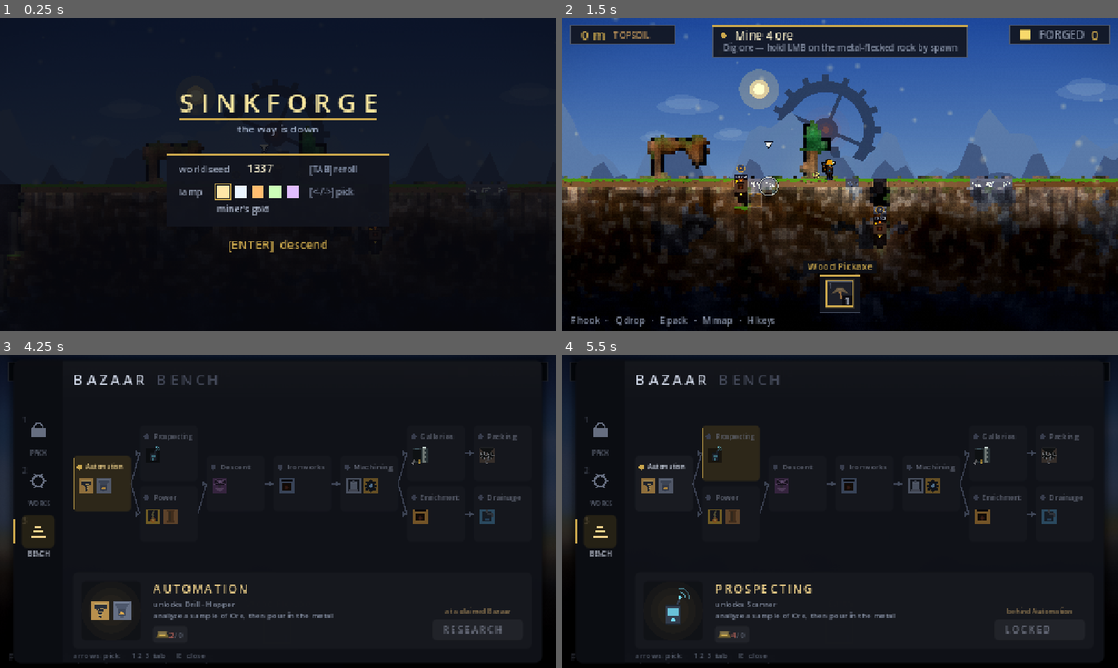
Above: before the commit, frames 1-4 (two rows, left to right).
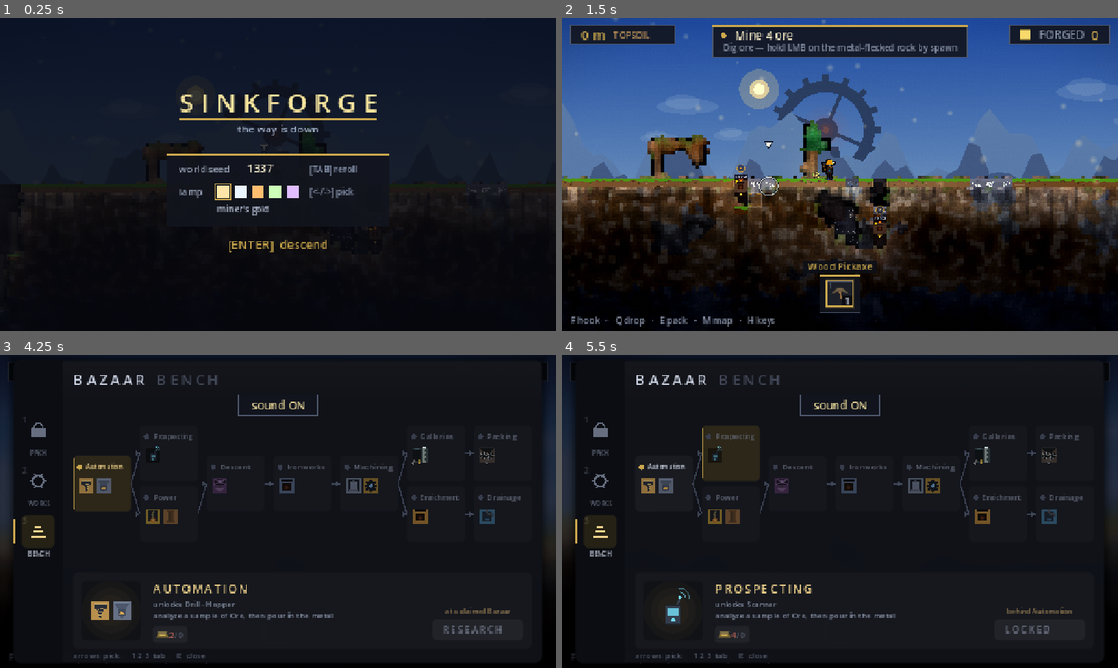
Above: after the commit, the same moments.

Repository: teohondascully/sinkforge
Game: Godot game, scene res://scenes/main.tscn
Same seed, same stepped clock (60 frames per second), same inputs: the game is played once before the commit and once after it.
Inputs (mouse positions are in pixels of both pictures, inside the frame that each line leads up to):
- Up to frame 1 (0.25 s): no input
- Up to frame 2 (1.5 s): tap Enter at 0.5 s; move the mouse to (962, 158) at 0.52 s; hold D (sf_right) 0.53-1.25 s; right-click (962, 158) at 0.6 s; click (962, 158) at 0.67 s; tap Space (sf_jump) at 0.77, 1.07 s; drag from (728, 190) to (812, 237) at 1.27 s
- Up to frame 3 (4.25 s): move the mouse to (333, 442) at 2.02 s; hold D (sf_right) 2.03-2.75 s; tap E (sf_craft) at 2.1 s; click (333, 442) at 2.17 s; tap Space (sf_jump) at 2.75, 3.77, 4.07 s; drag from (250, 574) to (111, 464) at 2.77 s; move the mouse to (444, 558) at 3.52 s; hold A (sf_left) from 3.53 s (still down); tap Mouse wheel up (sf_cycle_prev) at 3.6 s; click (444, 558) at 3.67 s; tap N (sf_mute, bound only after the commit) at 4.15 s
- Up to frame 4 (5.5 s): release A (sf_left) at 4.25 s; drag from (673, 464) to (756, 433) at 4.27 s; tap Enter at 5 s; move the mouse to (867, 511) at 5.02 s; hold S (sf_down) from 5.03 s (still down); tap Q (sf_drop) at 5.1 s; click (867, 511) at 5.17 s

The runs differ from the first frame. In frame 2, 1.1% of the frame differs, in the area x 45-54%, y 54-77%; in frame 3, 0.2%; in frame 4, 0.2%.

Commit message:
feat(spawn): the pocket you break into, and a way to turn the sound off
THE STARTER POCKET.  After the cutover there is no ore block to point the first
objective at — "hold LMB on the metal-flecked rock by spawn" describes a thing
that is about to stop existing.  So every spawn now has a small cave a step
under the surface with an ore lode showing in its back wall, and the same vein
continuing, richer, behind the rock below it.  You can see it before you can
reach it, and one swing at the roof drops you in: the first thing you ever do is
clear rock to get at what is behind it, which is the whole of docs/LODE.md in
one blow.

Getting the shape right took three tries and the two failures are the reason the
constants are commented the way they are.

It was IMPASSABLE.  It stepped down one row per column without keeping the row
above open, so the body — 34px against a 32px cell, always two rows — met solid
rock with its head at every step.  The harness called it a corridor because the
sim only ever asked whether the FLOOR cells were clear.  Columns now overlap by
the body's own height, and `check_lode` asserts the passage the way the body
meets it: contiguous, two rows minimum, overlapping, descending exactly one row
per column.

Then it was OPEN TO THE SKY, and a hole in the walking surface beside spawn took
four playthrough layers down at once — the arc stopped reaching first automation
because agents crossing to the coal fell in every run.  Moving it merely moved
which fixture fell in: `measure_player` places at FLAT_START + 6 and runs west.
The plateau's surface is not spare ground.  It is the corridor the opening walks
AND the runway every motion fixture measures on, and there is no unclaimed
stretch of it.  So the roof is unbroken and the cave is a pocket — plainly
visible anyway, because this game draws the ground it has not dug.  The property
that cost four layers twice is now an assertion.

SOUND STARTS OFF, with a mute on N and a chip on the settings AUDIO header.  Not
a slider pinned to zero: the levels stay where they belong, so the first thing
an unmute does is give you the mix as designed rather than a silent game and
four sliders to go and find.  The sliders dim while it is on, because a bright
slider over a silent game is the page lying about which control is in charge.

57/57.

Diff:
--- a/scenes/controls.gd
+++ b/scenes/controls.gd
@@ -36,6 +36,7 @@
 const TECH := &"sf_tech"
 const DASHBOARD := &"sf_dashboard"
 const GRAPPLE := &"sf_grapple"
+const MUTE := &"sf_mute"
 
 ## action -> list of default event specs. {"key": KEY_*} (physical) or {"button": MOUSE_BUTTON_*}.
 static func defaults() -> Dictionary:
@@ -70,6 +71,7 @@
 		# line is something you flick rather than something you manage. Both hands can reach it while the
 		# left is on WASD and the right is aiming — the two things you are already doing when you want it.
 		GRAPPLE: [{"key": KEY_F}, {"button": MOUSE_BUTTON_MIDDLE}],
+		MUTE: [{"key": KEY_N}],       # sound on/off in one key. M is the map; N is its neighbour and free.
 	}
 
 
--- a/scenes/hud.gd
+++ b/scenes/hud.gd
@@ -2003,6 +2003,7 @@
 	[Controls.BUILD, "build / place"], [Controls.DROP, "drop / feed"],
 	[Controls.CRAFT, "pack"], [Controls.RESEARCH, "research / config"],
 	[Controls.MAP, "map"], [Controls.TECH, "tech tree"],
+	[Controls.MUTE, "mute sound"],
 	[Controls.DASHBOARD, "dashboard"], [Controls.HELP, "help"],
 	[Controls.PAUSE, "pause"],
 	[Controls.SPEED, "game speed"], [Controls.ZOOM, "zoom"],
@@ -2025,6 +2026,11 @@
 	# --- left column: AUDIO + FEEL ---
 	var x0: float = panel.position.x + 16.0
 	draw_string(_font, Vector2(x0, 58.0), "AUDIO", HORIZONTAL_ALIGNMENT_LEFT, -1, 10, UI_TEXT_DIM)
+	# The mute sits ON the AUDIO header, above the levels it overrides, because that is what it does: one
+	# switch over the whole block. It reads as its STATE ("MUTED" / "SOUND ON"), never as an instruction —
+	# a chip that says the opposite of what is happening is the oldest bug in settings UI.
+	_settings_chip(x0 + 92.0, 58.0, "MUTED" if Settings.muted else "SOUND ON",
+		{"toggle": "mute"}, not Settings.muted, mouse)
 	_settings_slider(x0, 78.0, "master", "master", Settings.master)
 	_settings_slider(x0, 98.0, "sound", "sound", Settings.sound)
 	_settings_slider(x0, 118.0, "ambience", "ambience", Settings.ambience)
@@ -2067,7 +2073,10 @@
 
 ## One slider row: label + a clickable/drag-able bar + the live percentage.
 func _settings_slider(x0: float, y: float, id: String, label: String, value: float) -> void:
-	draw_string(_font, Vector2(x0, y), label, HORIZONTAL_ALIGNMENT_LEFT, -1, 10, UI_TEXT)
+	# Dimmed while muted: the levels are still yours and still remembered, but nothing they say is audible,
+	# and a bright slider over a silent game is the page lying about which control is in charge.
+	draw_string(_font, Vector2(x0, y), label, HORIZONTAL_ALIGNMENT_LEFT, -1, 10,
+		UI_TEXT_DIM if Settings.muted else UI_TEXT)
 	var bar := Rect2(x0 + 62.0, y - 9.0, 100.0, 10.0)
 	_slider_rects[id] = bar
 	draw_rect(bar, Color(0.0, 0.0, 0.0, 0.5))
--- a/scenes/main.gd
+++ b/scenes/main.gd
@@ -597,6 +597,47 @@
 ## path is fine — the body strolls through it and chops it in passing, no walling even for the taller body.
 ## Crowned with leaves so it reads + fells as a real tree. Realized by WorldSeeder.
 const TUTORIAL_TREE_COL := 51
+## THE STARTER ADIT (`docs/LODE.md`) — a small stepped cut into the ground beside spawn whose back wall shows
+## an ORE LODE, open to the sky and needing no digging to find.
+##
+## Once ore lives in the background plane, a first-time player has nothing to aim at: every vein in the world
+## is behind rock, and the stain that will eventually telegraph them through stone is phase 4. The old
+## opening only worked because there was a literal ore BLOCK sitting on the surface at cols 47-48 — the
+## "metal-flecked rock" the first objective points at — and that block cannot exist after the cutover.
+##
+## An adit answers it by handing you a FACE: the rock is already gone, the vein is already showing, and your
+## first swing teaches the real loop (clear rock, work what is behind it) instead of a special case that is
+## about to stop being true. It descends one cell per step, because step-up climbs exactly one tile and a
+## two-tile drop is the trap this plateau's whole layout is arranged to avoid.
+##
+## And the vein CONTINUES down behind solid rock past the face, which is the second half of the lesson: what
+## you can see is the end of something, and the way to get more of it is to dig along it.
+## The cut, cell by cell, relative to SURFACE. Three things shape it, and the first two are the BODY's:
+##
+## IT IS TWO ROWS TALL EVERYWHERE, because the body is 34px against a 32px cell and does not fit in one; a
+## one-row cut is a trench you look into, not a place you go. And it DESCENDS ONE ROW PER COLUMN, opening the
+## new row without closing the old one, so every column overlaps its neighbour by a row and the corridor is
+## walkable at the transit height. The first cut of this stepped down without the overlap and was, strictly,
+## impassable: the body's head met solid rock at every step, in a passage the harness was happily calling a
+## corridor because the sim only ever asked whether the FLOOR cells were clear.
+##
+## THE THIRD IS THAT IT IS SEALED, and that is the part two rewrites were needed to arrive at. The cave began
+## as a notch open to the sky, which is what "entrance" suggests — and a hole in the walking surface beside
+## spawn broke four playthrough layers at once, because the plateau's surface is not spare ground: it is the
+## corridor the opening walks (spawn 49 → tree 51 → coal 54 → shaft 56) AND the runway every motion fixture
+## measures on (`measure_player` places at FLAT_START + 6 and runs west). Moving it merely moved which fixture
+## fell in. There is no unclaimed stretch of that surface, and there should not be.
+##
+## So the roof is unbroken and the cave is a POCKET: sealed, and plainly visible from the surface anyway,
+## because this game draws the ground it has not dug. You see the vein before you can reach it, and one swing
+## at the roof drops you in. That is strictly better teaching than a ramp would have been — the first thing
+## you ever do is clear rock to get at what is behind it, which is the whole of `docs/LODE.md` in one blow —
+## and it costs the surface nothing.
+const ADIT_COLS: Array[int] = [52, 53]                ## the roof you break, and the room it opens into
+const ADIT_CHAMBER_COL: int = 54                      ## the deepest end, under the tutorial coal
+const ADIT_ROOF: int = 1                              ## rows of intact ground over the pocket — the surface stays whole
+const ADIT_FACE_AMOUNT: int = 45                      ## per exposed cell — the first ingots, and not much more
+const ADIT_DEEP_AMOUNT: int = 120                     ## per buried cell — the reason to follow it down
 
 ## The world builder. MainView owns the layout constants above (the canonical contract the play-tests assert
 ## against); scenes/world_seeder.gd is the procedure that realizes them — the tutorial fixtures, the starter
@@ -915,6 +956,8 @@
 		try_drop()
 	elif event.is_action_pressed(Controls.MAP):
 		_minimap_mode = (_minimap_mode + 1) % 3          # hidden → corner → LARGE → hidden
+	elif event.is_action_pressed(Controls.MUTE):
+		_toggle_mute()
 	elif event.is_action_pressed(Controls.HELP):
 		_show_help = not _show_help
 	elif event.is_action_pressed(Controls.TECH):
@@ -1034,6 +1077,12 @@
 			_hud.settings_slider_frac(_settings_drag, get_viewport().get_mouse_position().x))
 
 
+## Sound on or off, from the key or from the settings chip, saying so on screen either way — a mute you
+## cannot see the result of is indistinguishable from a game whose audio has broken.
+func _toggle_mute() -> void:
+	_hud.flash("sound OFF" if Settings.toggle_mute() else "sound ON")
+
+
 func _apply_setting(payload: Dictionary) -> void:
 	if payload.has("slider"):
 		_settings_drag = str(payload["slider"])          # press starts a drag; motion keeps updating it
@@ -1041,6 +1090,8 @@
 	elif payload.get("toggle", "") == "shake":
 		Settings.screen_shake = not Settings.screen_shake
 		Settings.save_settings()
+	elif payload.get("toggle", "") == "mute":
+		_toggle_mute()
 	elif payload.get("toggle", "") == "auto_pickup":
 		Settings.auto_pickup = not Settings.auto_pickup
 		Settings.save_settings()
--- a/scenes/settings.gd
+++ b/scenes/settings.gd
@@ -13,6 +13,10 @@
 ## the file — so every fixture/test runs on pure defaults and can never read or clobber the dev's real
 ## settings. check_settings opts in explicitly on its own temp path.
 
+## SOUND STARTS OFF. Not a slider pinned to zero — a MUTE, with every level left where it belongs, so the
+## first thing an unmute does is give you the mix as it was designed rather than a silent game and four
+## sliders to go and find. It persists like everything else here, so turning it on is a one-time act.
+static var muted: bool = true
 static var master: float = 1.0          ## 0..1 — the Master bus (everything)
 static var sound: float = 1.0           ## 0..1 — effect voices (positional pool + UI dings)
 static var ambience: float = 1.0        ## 0..1 — the beds (hum, wind, cave-air, drips)
@@ -32,6 +36,7 @@
 static func load_settings() -> void:
 	var cfg := ConfigFile.new()
 	if cfg.load(path) == OK:
+		muted = bool(cfg.get_value("audio", "muted", muted))
 		master = clampf(float(cfg.get_value("audio", "master", master)), 0.0, 1.0)
 		sound = clampf(float(cfg.get_value("audio", "sound", sound)), 0.0, 1.0)
 		ambience = clampf(float(cfg.get_value("audio", "ambience", ambience)), 0.0, 1.0)
@@ -50,6 +55,7 @@
 	if not persist:
 		return
 	var cfg := ConfigFile.new()
+	cfg.set_value("audio", "muted", muted)
 	cfg.set_value("audio", "master", master)
 	cfg.set_value("audio", "sound", sound)
 	cfg.set_value("audio", "ambience", ambience)
@@ -63,8 +69,20 @@
 
 
 ## The Master bus follows the master slider; sound/ambience apply lazily as offsets (below).
+##
+## Mute is applied at the BUS, not by zeroing the levels: it is one switch over the whole mix, it cannot be
+## half-on, and it leaves the sliders holding the values you chose so unmuting restores them exactly.
 static func apply_audio() -> void:
+	AudioServer.set_bus_mute(0, muted)
 	AudioServer.set_bus_volume_db(0, linear_to_db(clampf(master, 0.0001, 1.0)))
+
+
+## Flip the sound on or off and remember it. Returns the new state so a caller can say so on screen.
+static func toggle_mute() -> bool:
+	muted = not muted
+	apply_audio()
+	save_settings()
+	return muted
 
 
 ## dB offsets the Sfx layer ADDS to its own baselines at play/frame time — 0 dB at full, ~-60 (gone)
--- a/scenes/world_seeder.gd
+++ b/scenes/world_seeder.gd
@@ -18,6 +18,7 @@
 	_seed_starter_vein(sim)
 	_seed_tutorial_coal(sim)
 	_seed_tutorial_tree(sim)
+	_seed_starter_adit(sim)
 	_seed_tutorial_mineshaft(sim)
 	_seed_starter_kit(sim)
 	if dev_start:
@@ -39,6 +40,58 @@
 	for cell: Vector2i in MainView.TUTORIAL_COAL_CELLS:
 		sim.set_solid(cell, &"coal")
 		sim.deposits[cell] = 200                                       # a hundreds-scale coal patch — fuels the drill for a long time
+
+
+## THE STARTER ADIT (MainView.ADIT_COLS) — the guaranteed first FACE. A stepped cut beside spawn, one cell
+## per step so the body walks in and out of it, with an ore lode exposed in its back wall and more of the
+## same vein continuing down behind the rock below. See MainView.ADIT_COLS for why this exists at all.
+##
+## The lodes are written straight into `sim.lode` rather than being made by mining an ore block, because
+## that is what the world will do for itself after the cutover (`docs/LODE_PLAN.md` phase 3) — this fixture
+## is the shape of the new opening, standing up before the generator learns to build it.
+static func _seed_starter_adit(sim: FactorySim) -> void:
+	var mouth: int = MainView.ADIT_COLS[0]
+	var face: int = MainView.ADIT_COLS[1]
+	var room: int = MainView.ADIT_CHAMBER_COL
+	# The cut. Each column is two rows tall (the body's height) and each one opens a row deeper than the last
+	# WITHOUT closing the row above, so neighbours overlap and the body can actually walk through at the height
+	# it arrives at. It starts ADIT_ROOF rows down, leaving the walking surface whole — see MainView.ADIT_COLS
+	# for the four harness layers that cost.
+	var top: int = MainView.SURFACE + MainView.ADIT_ROOF
+	var opened: Array[Vector2i] = [
+		Vector2i(mouth, top), Vector2i(mouth, top + 1),                            # break in here
+		Vector2i(face, top), Vector2i(face, top + 1), Vector2i(face, top + 2),      # it opens up, and drops
+		Vector2i(room, top + 1), Vector2i(room, top + 2), Vector2i(room, top + 3),  # the deepest end
+	]
+	for c: Vector2i in opened:
+		sim.set_solid(c, &"")
+	# NO backing is written behind the bare cells, and that is the whole reason the cut reads as a cut. The
+	# first version gave every opened cell a `dirt_wall`, reasoning that a carved room needs something behind
+	# it — and the pocket vanished: a walled cell draws as rock, so a hole in the ground looked like ground.
+	# This game already has one word for "you can walk here" and it is DARKNESS. Mining never writes a wall
+	# (`FactorySim.mine` only erases the solid), so every tunnel a player digs is void and reads black; a
+	# hand-authored opening that backs itself is speaking a dialect the world does not.
+	#
+	# THE FACE — ore in the wall of the cells you can stand in, at the BACK and the BOTTOM of the pocket. The
+	# cells under the break-in point are left bare on purpose: the vein starts a step in and a step down, so
+	# going deeper is rewarded rather than skippable, and what you see from up top is a dark room with
+	# something catching the light at the far end of it.
+	for c2: Vector2i in [
+		Vector2i(face, top + 2), Vector2i(room, top + 1),
+		Vector2i(room, top + 2), Vector2i(room, top + 3),
+	]:
+		sim.lode[c2] = &"ore"
+		sim.deposits[c2] = MainView.ADIT_FACE_AMOUNT
+		sim.lode_max[c2] = MainView.ADIT_FACE_AMOUNT      # untouched, so it draws FULL however small it is
+	# …and the same vein CONTINUING, behind solid rock, straight down off the bottom of the face. Nothing
+	# reveals it yet (the stain is phase 4) — it is there so that the first player who thinks "the vein must
+	# go somewhere" and digs one block down is immediately right. Being rewarded for reading the world is the
+	# lesson; a vein that simply stopped at the exact edge of the free part would teach the opposite.
+	for dy: int in range(4, 7):                # from the first row BELOW the chamber floor, which is exposed
+		var deep := Vector2i(room, top + dy)
+		sim.lode[deep] = &"ore"
+		sim.deposits[deep] = MainView.ADIT_DEEP_AMOUNT
+		sim.lode_max[deep] = MainView.ADIT_DEEP_AMOUNT
 
 
 ## The guaranteed TUTORIAL TREE (MainView.TUTORIAL_TREE_COL) — the wood source the bazaar step needs.
--- a/tools/capture_moments.gd
+++ b/tools/capture_moments.gd
@@ -98,6 +98,8 @@
 			await _at_the_refusal(main)
 		"lode":
 			await _at_the_lode(main)
+		"adit":
+			await _at_the_adit(main)
 		"head":
 			await _at_the_head(main)
 		"map":
@@ -651,6 +653,29 @@
 	main._hud.objectives = null
 
 
+## THE FIRST FACE. Nothing is staged: this is the real spawn, seeded by WorldSeeder exactly as a new player
+## gets it, with the body walked over to the adit and the cursor on the vein. If the fixture ever stops being
+## visible from the surface, this shot says so.
+func _at_the_adit(main: MainView) -> void:
+	var sim: FactorySim = main.sim
+	var probe := Vector2i(MainView.ADIT_CHAMBER_COL, MainView.SURFACE + MainView.ADIT_ROOF + 1)
+	main._player.auto_input = false
+	main._player.place(Vector2(float(MainView.ADIT_COLS[0] - 1) * 32.0,
+		float(MainView.SURFACE) * 32.0 - Player.HEIGHT))
+	for _i: int in 40:
+		await physics_frame
+	Input.warp_mouse(Vector2(960.0 + 3.0 * 32.0 * 1.5, 540.0 + 2.5 * 32.0 * 1.5))
+	for _i2: int in 8:
+		await physics_frame
+	print("ADIT  lode=%s  left=%d  workable=%s" % [str(sim.lode_at(probe)),
+		sim.ore_deposit_at(probe), str(sim.lode_workable(probe))])
+	if main._hints != null:
+		main._hints._active = &""
+		main._hints._queue.clear()
+		main._hints._life = 0.0
+	main._hud._arrival_life = 0.0
+
+
 ## STAND IT ON THE THING IT EATS. A Head working a face it is standing on, pouring down its own column into
 ## the sump it was placed over — beside the same vein still being worked by hand. The subject is the
 ## PLACEMENT: one machine, one cell, on the ore. The old model needed three facts right (somewhere above it,
--- a/tools/check_lode.gd
+++ b/tools/check_lode.gd
@@ -31,6 +31,10 @@
 const SCENE: String = "res://scenes/main.tscn"
 const SETTLE: int = 30
 
+## The body is 34px tall against a 32px cell, so it always occupies two rows and any passage it uses must
+## be at least that tall. Named here because the adit's whole geometry is a consequence of it.
+const BODY_ROWS: int = 2
+
 var _fails: int = 0
 var _main: MainView
 var _sim: FactorySim
@@ -62,6 +66,7 @@
 	for _i: int in SETTLE:
 		await physics_frame
 	_sim = _main.sim
+	_the_adit_is_there()      # FIRST: every case below carves the spawn plateau up as its own fixture
 	_the_trap_is_gone()
 	_the_blow_opens_it()
 	_one_pool_two_hands()
@@ -261,6 +266,100 @@
 	return false
 
 
+## THE STARTER ADIT. Once ore lives behind rock, the opening has a hole in it: a first-time player has
+## nothing to aim at, because every vein in the world is buried and the stain that will telegraph them is
+## phase 4. The adit is the answer — a face you can see from the surface, with the rock already off it.
+##
+## Three things have to be true, and the third is the one that bites: the vein has to be VISIBLE without
+## digging, it has to CONTINUE past what you were given, and the cut has to be a place you can walk out of.
+## This plateau's entire layout is arranged around the last one ("a 2-deep pit would trap the body — step-up
+## climbs one tile"), and a fixture that ignored it would strand the player in the tutorial's own hole.
+func _the_adit_is_there() -> void:
+	var sim: FactorySim = _sim
+	var top: int = MainView.SURFACE + MainView.ADIT_ROOF
+	var mouth: int = MainView.ADIT_COLS[0]
+	var face: int = MainView.ADIT_COLS[1]
+	var room: int = MainView.ADIT_CHAMBER_COL
+	var open_face: Array[Vector2i] = [Vector2i(face, top + 2), Vector2i(room, top + 1),
+		Vector2i(room, top + 2), Vector2i(room, top + 3)]
+	var seen: int = 0
+	for c: Vector2i in open_face:
+		if sim.lode_workable(c):
+			seen += 1
+	_check(seen == open_face.size(),
+		"every spawn opens with a vein you can SEE and work without a swing (%d cells)" % seen)
+	_check(not sim.is_solid(Vector2i(mouth, top)) and not sim.is_solid(Vector2i(face, top + 1)),
+		"…because the rock is already off it — that is what makes it a face and not a guess")
+	_check(not sim.lode.has(Vector2i(mouth, top)) and not sim.lode.has(Vector2i(mouth, top + 1)),
+		"…and the break-in end is bare, so the vein is a reason to go deeper rather than a thing you land on")
+	# THE SURFACE IS WHOLE. The pocket is sealed, and this is the assertion that earns its keep: the first two
+	# versions of this cut opened onto the sky, and the plateau's surface is not spare ground — it is the
+	# corridor the opening walks AND the runway `measure_player` and `check_fastforward` measure motion on.
+	# A hole in it took four playthrough layers down at once, twice, in two different columns.
+	var roof_whole: bool = true
+	for col: int in [mouth, face, room]:
+		for r: int in range(MainView.SURFACE, MainView.SURFACE + MainView.ADIT_ROOF):
+			roof_whole = roof_whole and sim.is_solid(Vector2i(col, r))
+	_check(roof_whole,
+		"the ground OVER the pocket is unbroken — you can walk across it without knowing it is there")
+	# YOU CAN WALK IT. The property the first cut broke and nothing caught: it stepped down one row per column
+	# without keeping the row above open, so the body — 34px against a 32px cell, always two rows — met solid
+	# rock with its HEAD at every step. The sim was content because the floor cells were clear. So this asserts
+	# the corridor the way the body meets it: contiguous, two rows minimum, and OVERLAPPING by the body's own
+	# height where one column hands over to the next.
+	var cols: Array[int] = [mouth, face, room]
+	var rows: Array = []
+	for col: int in cols:
+		var open_rows: Array[int] = []
+		for r: int in range(top, top + 8):
+			if not sim.is_solid(Vector2i(col, r)):
+				open_rows.append(r)
+		rows.append(open_rows)
+	var tall: bool = true
+	var contiguous: bool = true
+	for open_rows: Variant in rows:
+		var rr: Array[int] = open_rows
+		tall = tall and rr.size() >= BODY_ROWS
+		contiguous = contiguous and rr.size() == (rr[rr.size() - 1] - rr[0] + 1)
+	_check(tall and contiguous,
+		"every column of the cut is a clear run at least %d rows tall — the body's own height" % BODY_ROWS)
+	var passable: bool = true
+	var descends: bool = true
+	for i: int in cols.size() - 1:
+		var a: Array[int] = rows[i]
+		var b: Array[int] = rows[i + 1]
+		var shared: int = 0
+		for r2: int in a:
+			if b.has(r2):
+				shared += 1
+		passable = passable and shared >= BODY_ROWS
+		var drop: int = b[b.size() - 1] - a[a.size() - 1]
+		descends = descends and drop == 1
+	_check(passable,
+		"…and each column overlaps the next by %d, so you can walk through at the height you arrive at"
+			% BODY_ROWS)
+	_check(descends,
+		"…dropping exactly one row per column, which is the reach of a step-up — two would be a trap")
+	_check(sim.is_solid(Vector2i(mouth, MainView.SURFACE)),
+		"…so getting in costs exactly ONE swing at the roof, which is the lesson the whole migration is about")
+	# IT CONTINUES. What you were handed is the end of something, not the whole of it.
+	var buried: int = 0
+	for dy: int in range(4, 7):
+		var c2 := Vector2i(room, top + dy)
+		if sim.lode_at(c2) == &"ore" and sim.is_solid(c2):
+			buried += 1
+	_check(buried >= 3, "the vein CONTINUES behind the rock below the face (%d cells)" % buried)
+	_check(int(sim.deposits.get(Vector2i(room, top + 4), 0))
+			> int(sim.deposits.get(Vector2i(room, top + 3), 0)),
+		"…and it gets richer as it goes, so following it is worth the digging")
+	# And the free part is a taste, not a supply — the pressure to dig has to survive the gift.
+	var given: int = 0
+	for c3: Vector2i in open_face:
+		given += int(sim.deposits.get(c3, 0))
+	_check(given < FactorySim.DEFAULT_ORE_DEPOSIT,
+		"…while the exposed part is a taste (%d), not a factory's worth" % given)
+
+
 ## Every unit still in the ground across the working.
 func _vein_total() -> int:
 	var t: int = 0
--- a/tools/check_settings.gd
+++ b/tools/check_settings.gd
@@ -71,6 +71,23 @@
 	_check(InputMap.event_is_action(_key_event(KEY_J), Controls.DROP),
 		"binding override survives a reload (J -> drop after load)")
 
+	# --- SOUND STARTS OFF, and the mute is a switch over the mix rather than a level pinned to zero ---
+	_check(bool(Controls.defaults()[Controls.MUTE].size()) and not Settings.bindings.has(Controls.MUTE),
+		"mute has a default key, so it is reachable before anyone opens the settings page")
+	Settings.muted = true
+	Settings.apply_audio()
+	_check(AudioServer.is_bus_mute(0), "muted: the Master bus is silenced")
+	var kept: float = Settings.master
+	_check(Settings.toggle_mute() == false and not AudioServer.is_bus_mute(0),
+		"…one toggle turns it back on")
+	_check(is_equal_approx(Settings.master, kept),
+		"…and the levels are exactly where they were — unmuting gives back the mix, not a zeroed one")
+	Settings.toggle_mute()
+	Settings.muted = false
+	Settings.load_settings()
+	_check(Settings.muted, "mute round-trips through the config file like every other preference")
+	Settings.muted = false
+
 	# --- the master slider drives the Master bus ---
 	Settings.apply_audio()
 	_check(absf(AudioServer.get_bus_volume_db(0) - linear_to_db(0.5)) < 0.01,
@@ -90,6 +107,7 @@
 	DirAccess.remove_absolute(TEST_PATH)
 	Settings.persist = false
 	Settings.path = "user://settings.cfg"
+	Settings.muted = true
 	Settings.master = 1.0
 	Settings.sound = 1.0
 	Settings.ambience = 1.0
